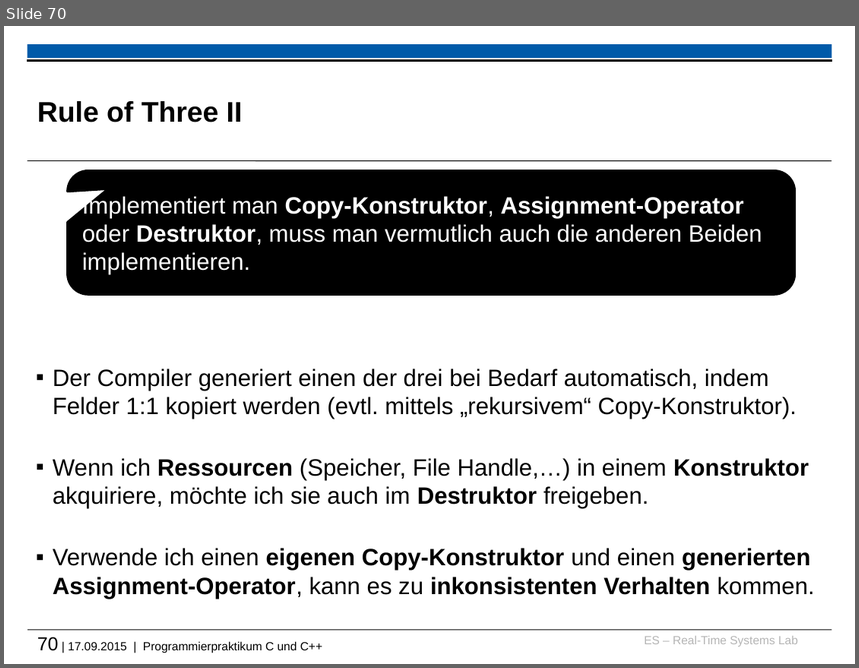
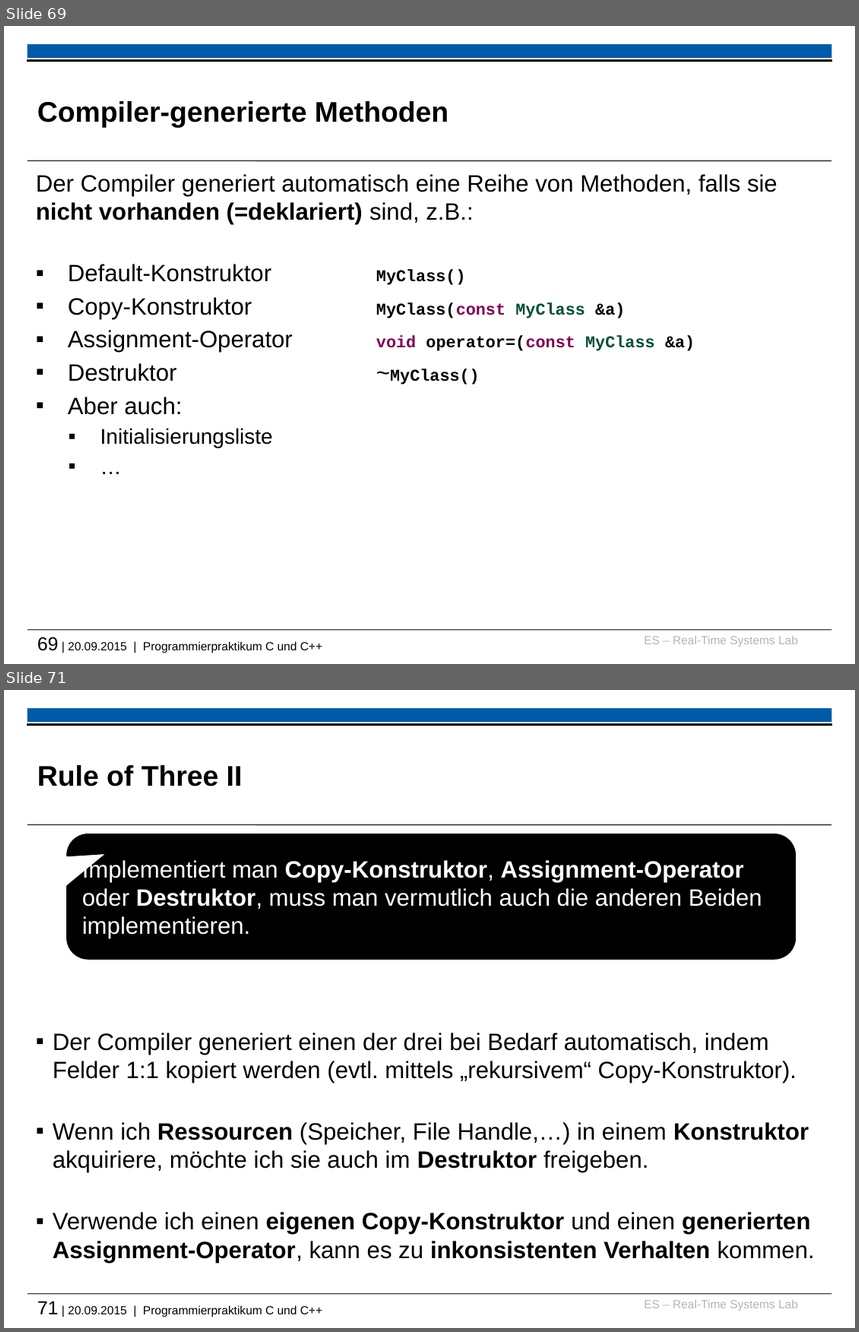
Before and after one commit to h82k/tud-cppp, a slide deck: cppp_lecture.pptx. Shown one above the other, each under a label of ours: slide 70 before the commit, slides 69 and 71 after it; the slides between them are not shown. The pictures are 859x668 and 859x1332 pixels, drawn with LibreOffice and Linux fonts; fonts in the diff are those of the drawing; background and template pictures are left out. Boxes give left, top, right and bottom in pixels: in the first picture for what was removed or moved away, otherwise in the second. Text is boxed around its words. In the diff, an @@ line names an element or a change of style, - is before the commit and + after.

```diff
--- a/cppp_lecture.pptx
+++ b/cppp_lecture.pptx
@@ slide 69 added at (x1=4, y1=26, x2=855, y2=664), background #FFFFFF; not listed: 6 template elements that a slide beside it also shows @@
@@ title added at (x1=37, y1=101, x2=449, y2=127), 24 pt, text #000000, bold @@
+Compiler-generierte Methoden
@@ text added at (x1=36, y1=174, x2=778, y2=449), 20 pt, text #000000 @@
+Der Compiler generiert automatisch eine Reihe von Methoden, falls sie nicht vorhanden (=deklariert) sind, z.B.:
+▪ Default-Konstruktor MyClass()
+▪ Copy-Konstruktor MyClass(const MyClass &a)
+▪ Assignment-Operator void operator=(const MyClass &a)
+▪ Destruktor ~MyClass()
+▪ Aber auch:
+  ▪ Initialisierungsliste
+  ▪ …
@@ what was slide 70 is now slide 71 @@
@@ text at (x1=37, y1=1302, x2=322, y2=1317): text changed @@
-70 | 17.09.2015 | Programmierpraktikum C und C++
+71 | 20.09.2015 | Programmierpraktikum C und C++
```
Also in this commit, not shown: 10 slides changed, 1 other slide added, 1 slide removed, 1 other file.
